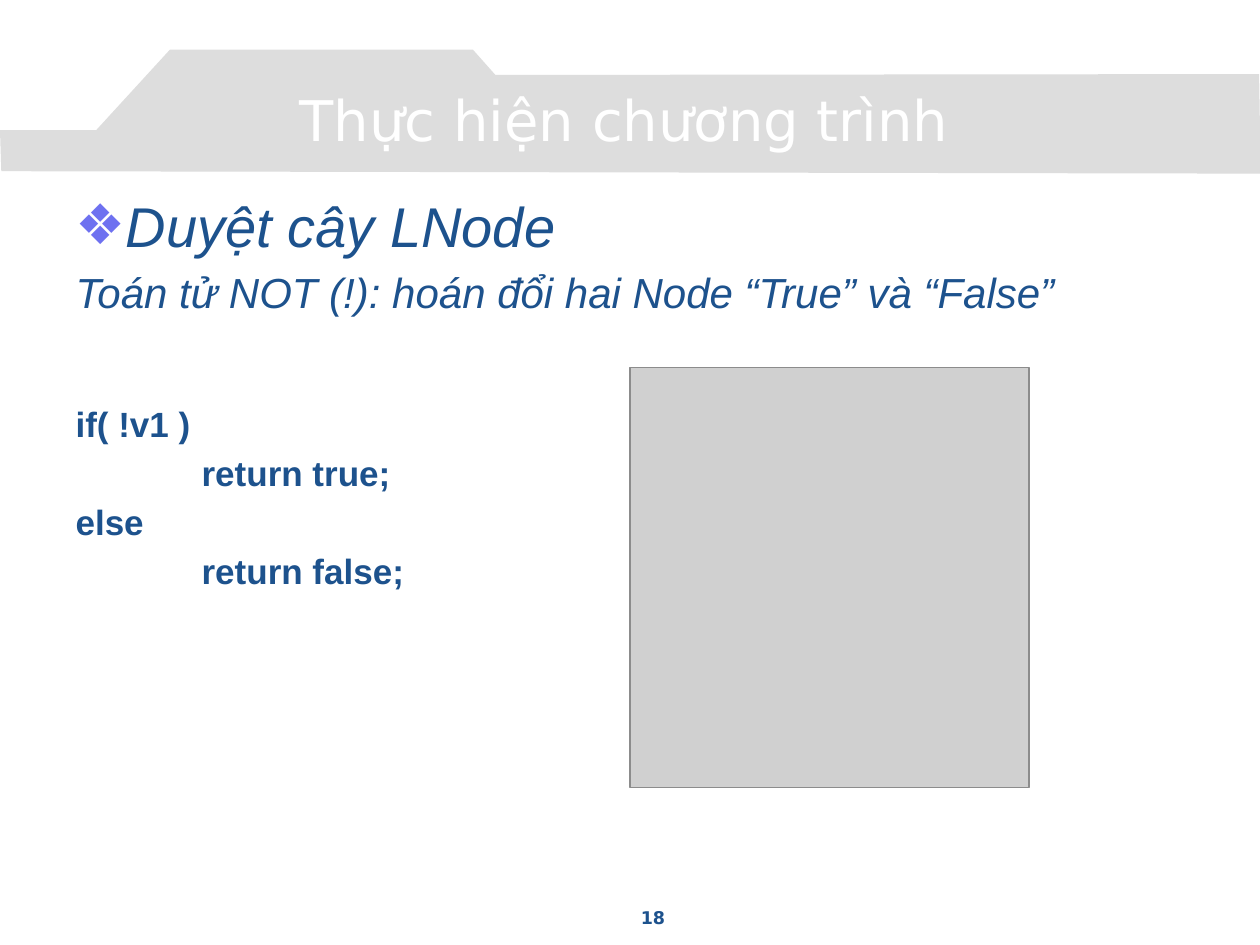
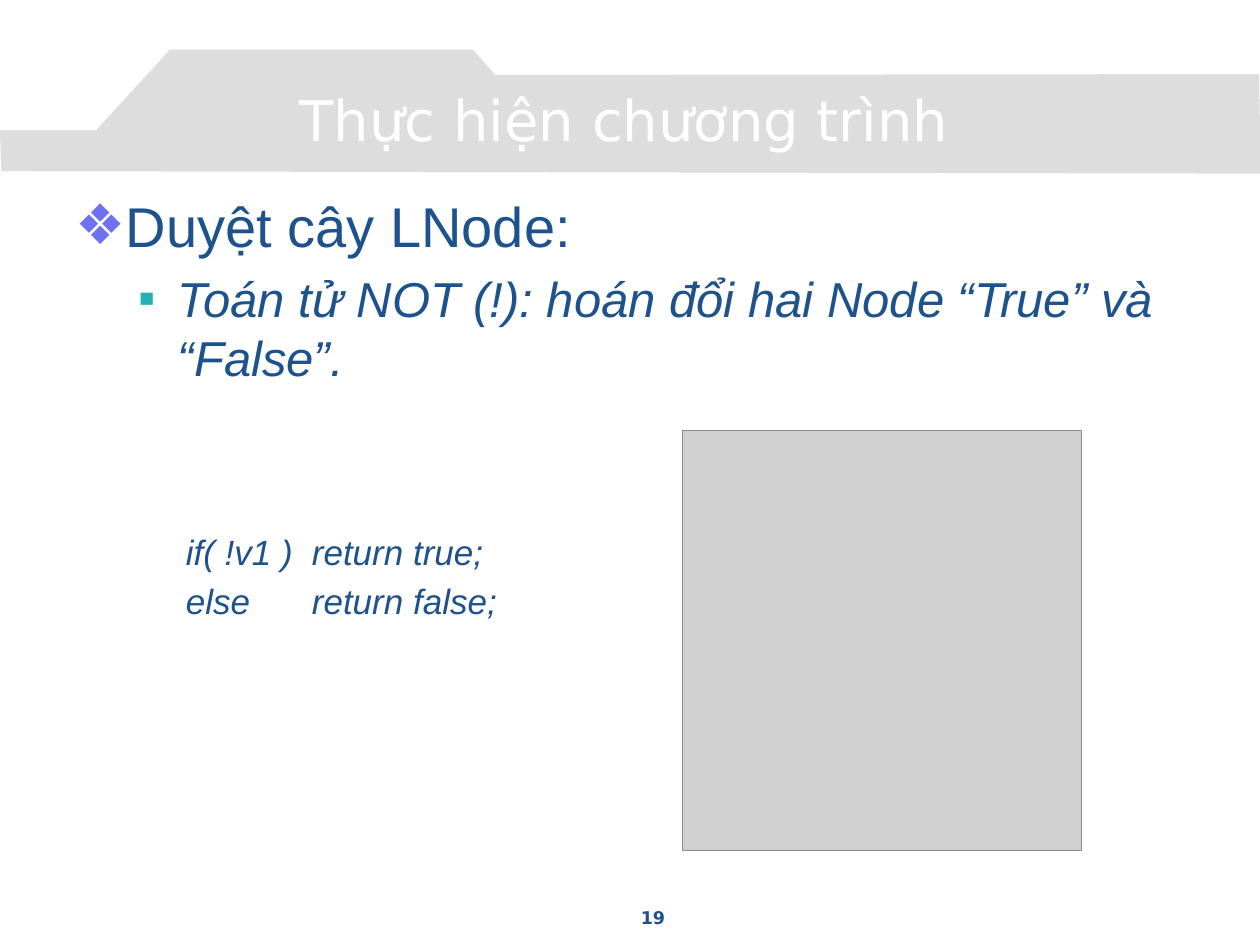
Before and after one commit to congcuong-cse/autotesting-lvtn, a slide deck: slide 19 of Document/Presentation.pptx (slide 18 before the commit). Drawn at 1260x945 pixels with LibreOffice and Linux fonts; fonts in the diff are those of the drawing; grey boxes stand for pictures; background and template pictures are left out. Boxes give left, top, right and bottom in pixels: in the first picture for what was removed or moved away, otherwise in the second. Text is boxed around its words. In the diff, an @@ line names an element or a change of style, - is before the commit and + after.

```diff
--- a/Document/Presentation.pptx
+++ b/Document/Presentation.pptx
@@ text at <box>126,206,1153,619</box>: text changed; size 24 to 28 pt @@
-❖ Duyệt cây LNode
-Toán tử NOT (!): hoán đổi hai Node “True” và “False”
-if( !v1 )
-return true;
-else
-return false;
+❖ Duyệt cây LNode:
+  ▪ Toán tử NOT (!): hoán đổi hai Node “True” và “False”.
+    if( !v1 ) return true;
+    else return false;
@@ picture: place and size @@
-picture at <box>630,368,1029,788</box>
+picture at <box>683,431,1082,850</box>
@@ page number at <box>641,911,665,925</box>: text changed @@
-18
+19
```
Also in this commit, not shown: 10 other slides changed, 1 slide added, 17 slides removed.
